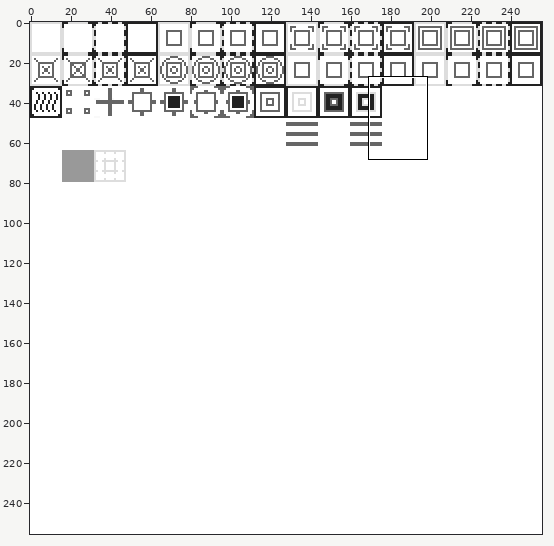
Edited in one commit: sprite sheet (Sokoban/resources/textures.png). The first picture is a wide view before the edit; the outline marks the close-up.
Close-up. As it was:
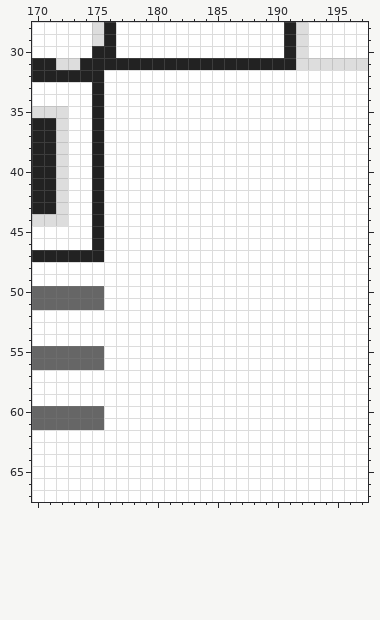
The file is 256x256 pixels. Colours within 5 levels of each other are drawn and written as one. Shown: x 170..197, y 28..67.
The result:
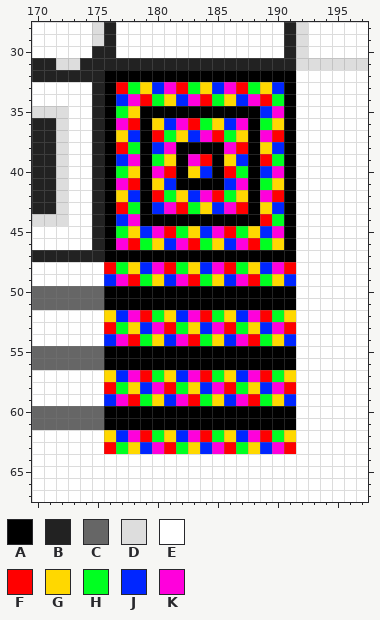
Palette (. is transparent): A #000000  B #222222  C #666666  D #dddddd  E #ffffff  F #ff0000  G #ffd800  H #00ff21  J #0026ff  K #ff00dc
Edits made:
Changed rows in their new state; - is an unchanged pixel.
first column x 176:
32 AAAAAAAAAAAAAAAA
33 AFHGJKFHGJKFHGJA
34 AJKFHGJKFHGJKFHA
35 AHGAAAAAAAAAAJKA
36 AKFAGJKFHGJKAHGA
37 AGJAFHGJKFHGAKFA
38 AFHAJKAAAAKFAGJA
39 AJKAHGAKFAGJAFHA
40 AHGAKFAGJAFHAJKA
41 AKFAGJAAAAJKAHGA
42 AGJAFHGJKFHGAKFA
43 AFHAJKFHGJKFAGJA
44 AJKAAAAAAAAAAFHA
45 AHGJKFHGJKFHGJKA
46 AKFHGJKFHGJKFHGA
47 AAAAAAAAAAAAAAAA
48 FHGJKFHGJKFHGJKF
49 JKFHGJKFHGJKFHGJ
50 AAAAAAAAAAAAAAAA
51 AAAAAAAAAAAAAAAA
52 GJKFHGJKFHGJKFHG
53 FHGJKFHGJKFHGJKF
54 JKFHGJKFHGJKFHGJ
55 AAAAAAAAAAAAAAAA
56 AAAAAAAAAAAAAAAA
57 GJKFHGJKFHGJKFHG
58 FHGJKFHGJKFHGJKF
59 JKFHGJKFHGJKFHGJ
60 AAAAAAAAAAAAAAAA
61 AAAAAAAAAAAAAAAA
62 GJKFHGJKFHGJKFHG
63 FHGJKFHGJKFHGJKF
Where, in picture pixels (left, top, right, bottom), the same in both close-ups:
changed: (104, 70, 296, 454)
